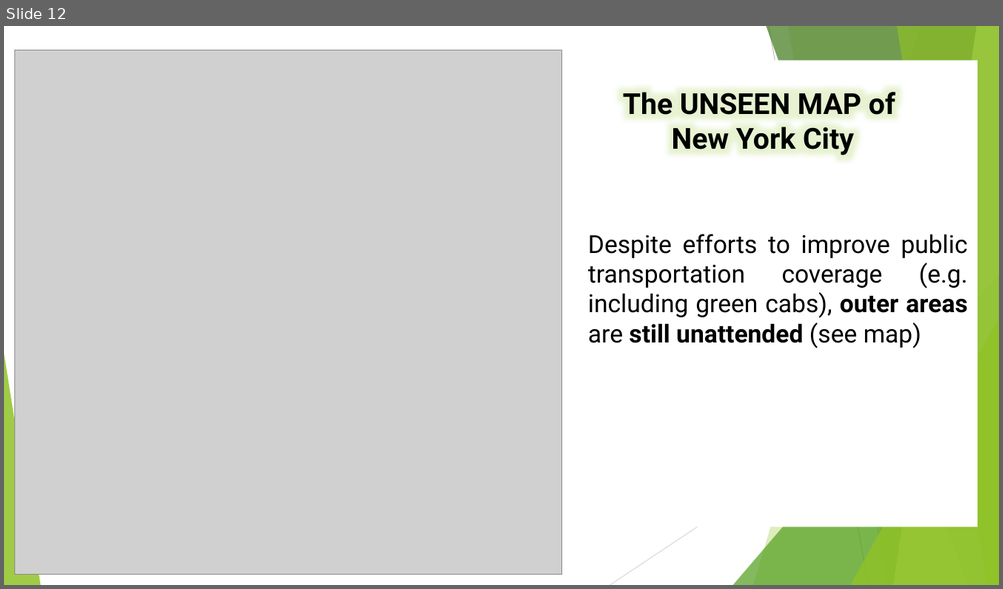
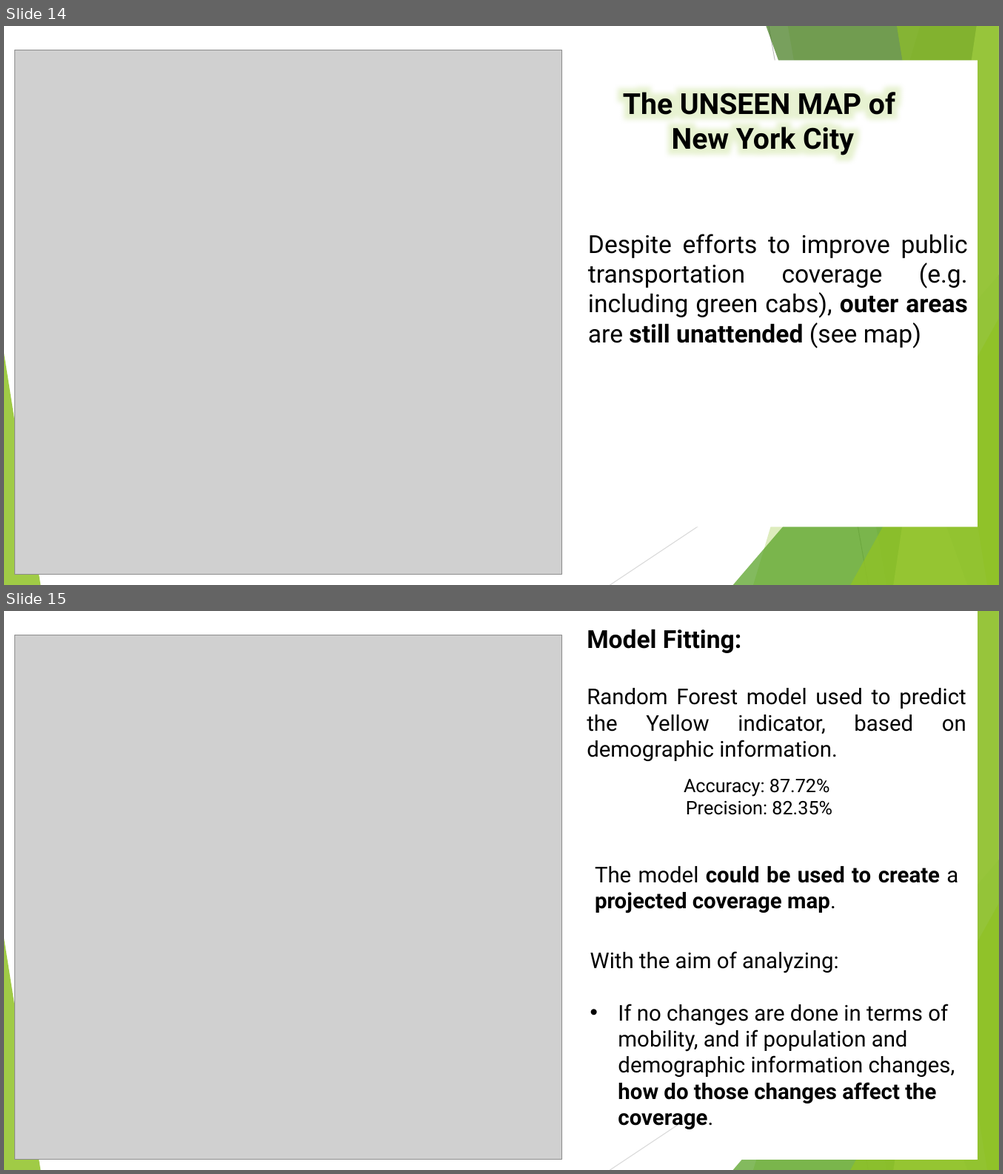
Before and after one commit to marioceron/DS4A_Datathon_Team03_2019, a slide deck: latexDocuments/datathon/Datathon_presentation.pptx. Shown one above the other, each under a label of ours: slide 12 before the commit, slides 14 and 15 after it. The pictures are 1003x589 and 1003x1174 pixels, drawn with LibreOffice and Linux fonts; fonts in the diff are those of the drawing; grey boxes stand for pictures. Boxes give left, top, right and bottom in pixels: in the first picture for what was removed or moved away, otherwise in the second. Text is boxed around its words. In the diff, an @@ line names an element or a change of style, - is before the commit and + after.

```diff
--- a/latexDocuments/datathon/Datathon_presentation.pptx
+++ b/latexDocuments/datathon/Datathon_presentation.pptx
@@ slide 15 added at <box>4,611,999,1170</box>, background #FFFFFF; not listed: 10 template elements that a slide beside it also shows @@
@@ text added at <box>586,629,966,761</box>, 21 pt, text #000000 @@
+Model Fitting:
+Random Forest model used to predict the Yellow indicator, based on demographic information.
@@ rectangle added at <box>688,611,978,1160</box>, fill #FFFFFF @@
@@ picture added at <box>15,635,562,1160</box> @@
@@ text added at <box>683,779,832,815</box>, 18 pt, text #000000 @@
+Accuracy: 87.72%
+Precision: 82.35%
@@ text added at <box>595,866,958,914</box>, 21 pt, text #000000, bold @@
+The model could be used to create a projected coverage map.
@@ text added at <box>590,951,955,1130</box>, 21 pt, text #000000 @@
+With the aim of analyzing:
+• If no changes are done in terms of mobility, and if population and demographic information changes, how do those changes affect the coverage.
@@ what was slide 12 is now slide 14 @@
```
Also in this commit, not shown: 1 slide changed, 2 other slides added.
